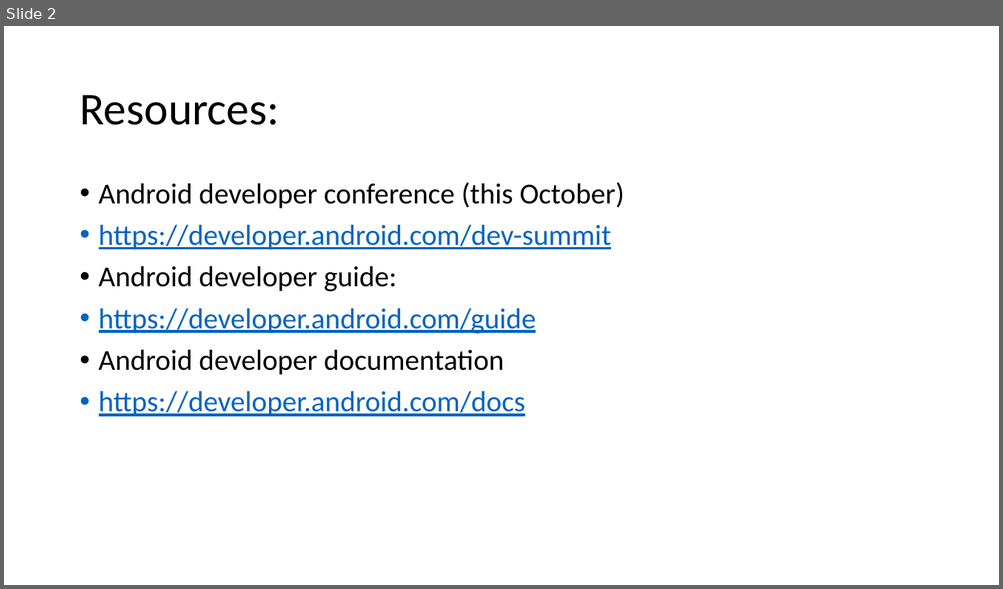
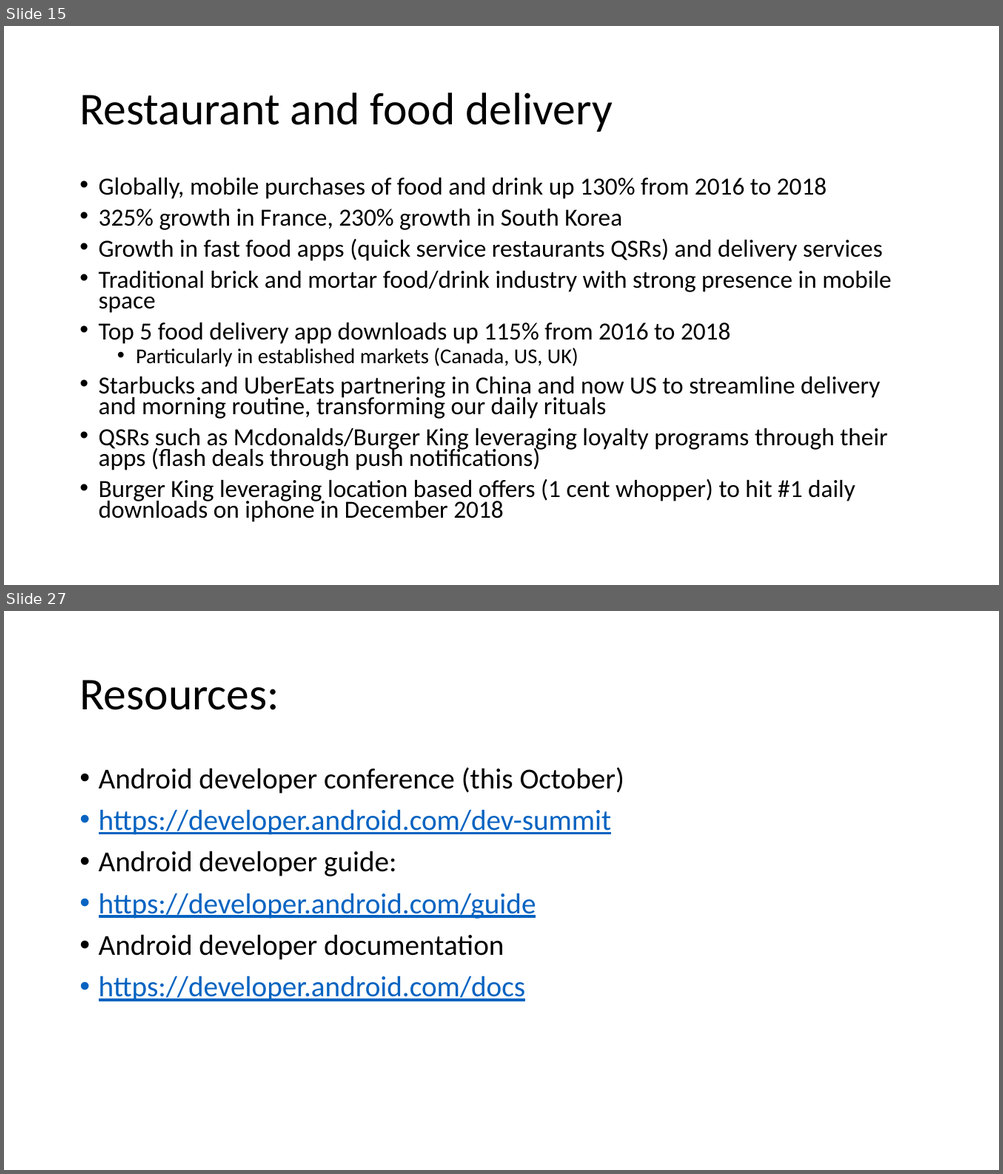
Before and after one commit to russellu/cs230, a slide deck: Lecture_First.pptx. Shown one above the other, each under a label of ours: slide 2 before the commit, slides 15 and 27 after it; the slides between them are not shown. The pictures are 1003x589 and 1003x1174 pixels, drawn with LibreOffice and Linux fonts; fonts in the diff are those of the drawing. Boxes give left, top, right and bottom in pixels: in the first picture for what was removed or moved away, otherwise in the second. Text is boxed around its words. In the diff, an @@ line names an element or a change of style, - is before the commit and + after.

```diff
--- a/Lecture_First.pptx
+++ b/Lecture_First.pptx
@@ slide 15 added at bbox=[4, 26, 999, 585], background #FFFFFF @@
@@ title added at bbox=[79, 93, 613, 132], 44 pt, text #000000 @@
+Restaurant and food delivery
@@ text added at bbox=[99, 178, 891, 523], 23.8 pt, text #000000 @@
+• Globally, mobile purchases of food and drink up 130% from 2016 to 2018
+• 325% growth in France, 230% growth in South Korea
+• Growth in fast food apps (quick service restaurants QSRs) and delivery services
+• Traditional brick and mortar food/drink industry with strong presence in mobile space
+• Top 5 food delivery app downloads up 115% from 2016 to 2018
+  • Particularly in established markets (Canada, US, UK)
+• Starbucks and UberEats partnering in China and now US to streamline delivery and morning routine, transforming our daily rituals
+• QSRs such as Mcdonalds/Burger King leveraging loyalty programs through their apps (flash deals through push notifications)
+• Burger King leveraging location based offers (1 cent whopper) to hit #1 daily downloads on iphone in December 2018
@@ what was slide 2 is now slide 27 @@
```
Also in this commit, not shown: 2 slides changed, 24 other slides added, 3 other files.
